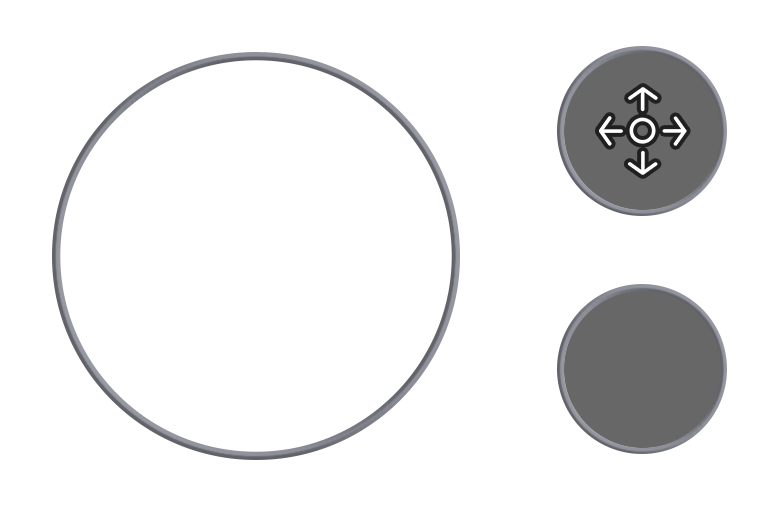
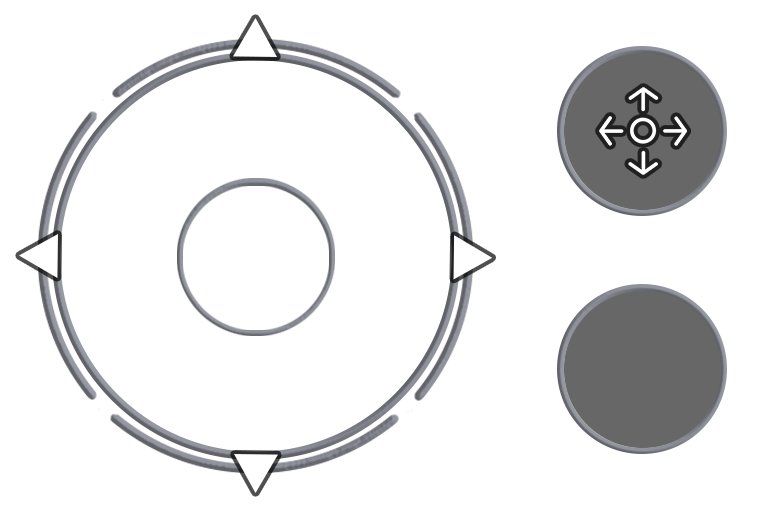
Layers edited between the first and the second 768 x 512 image:
painted on "移动" over [599,87,687,175]
added group "摇杆背景" with 12 layers over [19,18,493,493]
added group "箭头" with 4 layers in group "摇杆背景" over [19,18,493,493]
added layer "箭头左" in group "箭头" over [19,234,58,278]
added layer "箭头上" in group "箭头" over [233,18,277,57]
added layer "箭头下" in group "箭头" over [234,454,278,493]
added layer "箭头右" in group "箭头" over [453,235,493,280]
added group "环" with 4 layers in group "摇杆背景" over [38,39,473,473]
added layer "环上" in group "环" over [101,39,401,101]
added layer "环右" in group "环" over [411,112,473,412]
added layer "环左" in group "环" over [38,111,100,411]
added layer "环下" in group "环" over [110,411,410,473]
added layer "中心圆" in group "摇杆背景" over [177,178,335,336]
renamed "图层 1" to "背景大圆", moved it into group "摇杆背景" over [52,52,460,460]
